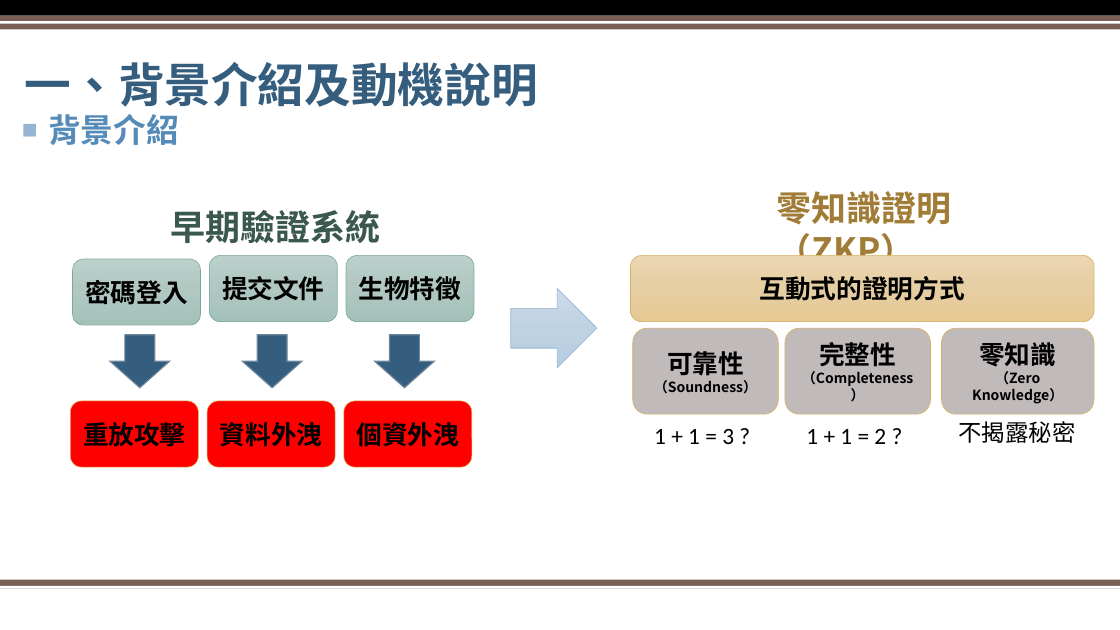
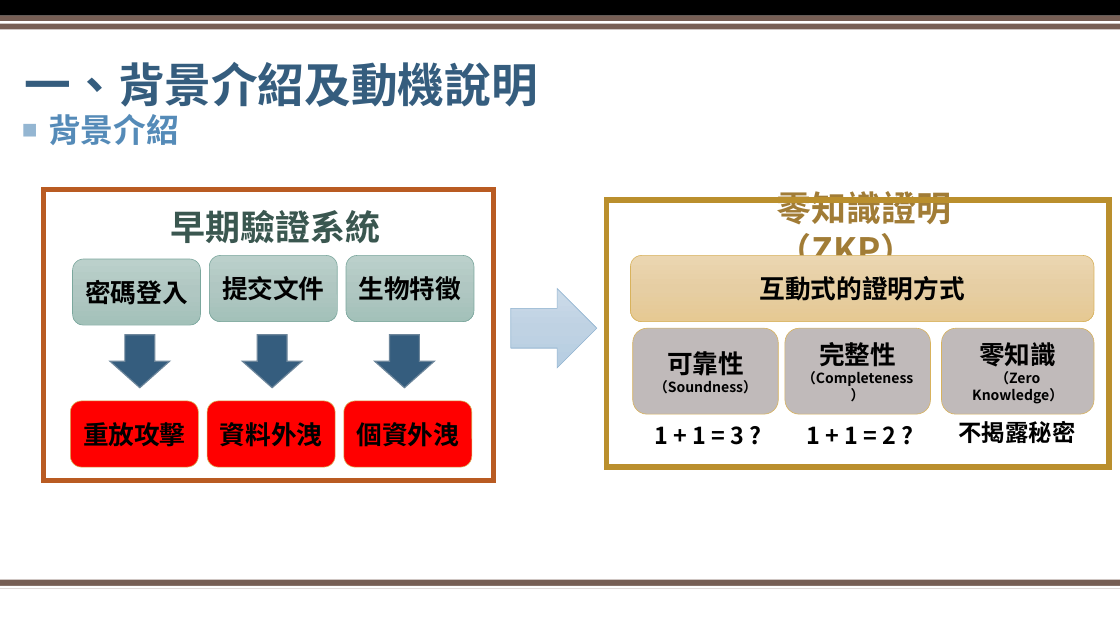
Before and after one commit to XXXaBg3619/ZKP, a slide deck: slide 4 of 密碼學期末專題簡報.pptx. Drawn at 1120x630 pixels with LibreOffice and Linux fonts; fonts in the diff are those of the drawing; background and template pictures are left out. Boxes give left, top, right and bottom in pixels: in the first picture for what was removed or moved away, otherwise in the second. Text is boxed around its words. In the diff, an @@ line names an element or a change of style, - is before the commit and + after.

Commit message:
Modify Slide

```diff
--- a/密碼學期末專題簡報.pptx
+++ b/密碼學期末專題簡報.pptx
@@ rectangle added at (44,189,493,480), outline #B95B22 4.5 pt @@
@@ rectangle added at (607,200,1109,467), outline #BA8F2D 4.5 pt @@
@@ font Calibri to Noto Sans CJK SC, bold on in 3 elements at (959,421,1076,443), (654,426,745,445), (806,426,897,444) @@
```
